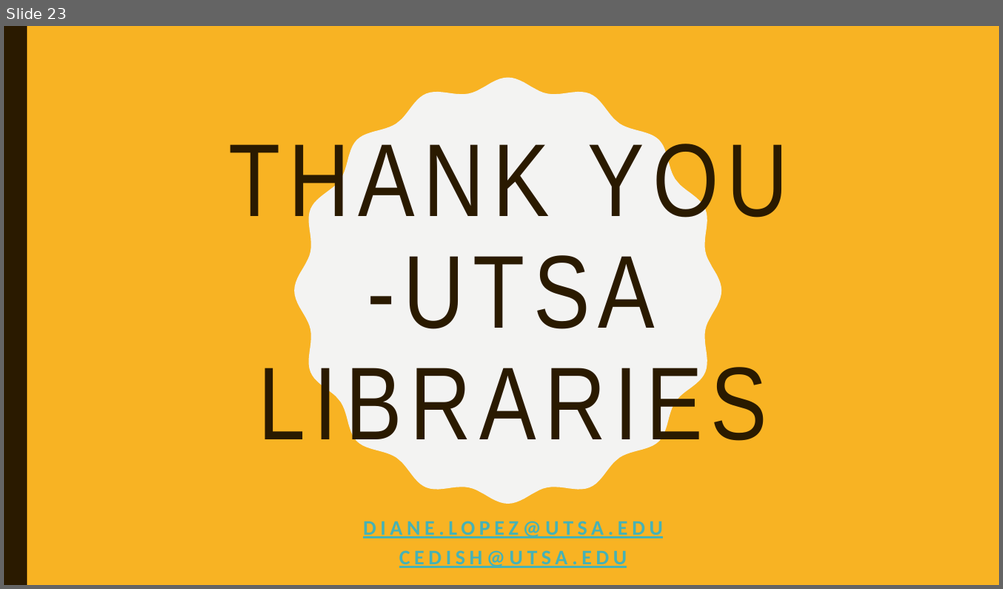
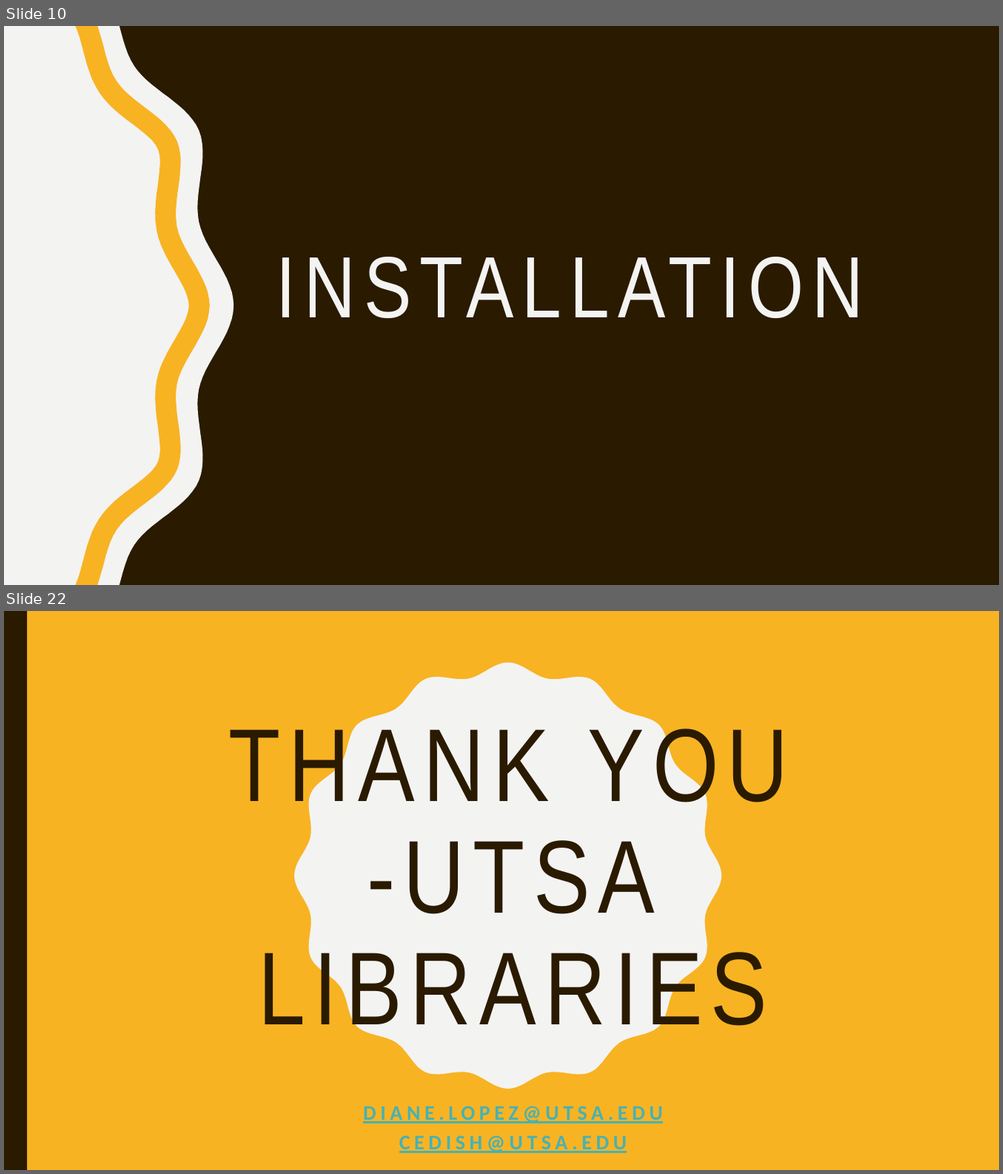
Before and after one commit to dianita956/git_vscode_wrkshp26, a slide deck: git_vscode_spring26_workshop.pptx. Shown one above the other, each under a label of ours: slide 23 before the commit, slides 10 and 22 after it; the slides between them are not shown. The pictures are 1003x589 and 1003x1174 pixels, drawn with LibreOffice and Linux fonts; fonts in the diff are those of the drawing. Boxes give left, top, right and bottom in pixels: in the first picture for what was removed or moved away, otherwise in the second. Text is boxed around its words. In the diff, an @@ line names an element or a change of style, - is before the commit and + after.

```diff
--- a/git_vscode_spring26_workshop.pptx
+++ b/git_vscode_spring26_workshop.pptx
@@ slide 10 added at (4, 26, 999, 585), background #2A1A00 @@
@@ freeform shape added at (4, 26, 234, 585), fill #F3F3F2 @@
@@ freeform shape added at (76, 26, 210, 585), fill #F8B323 @@
@@ title added at (276, 257, 863, 318), 84 pt, text #F3F3F2 @@
+INSTALLATION
@@ what was slide 23 is now slide 22 @@
```
Also in this commit, not shown: 3 slides changed, 16 other slides added, 18 slides removed, 2 other files.
